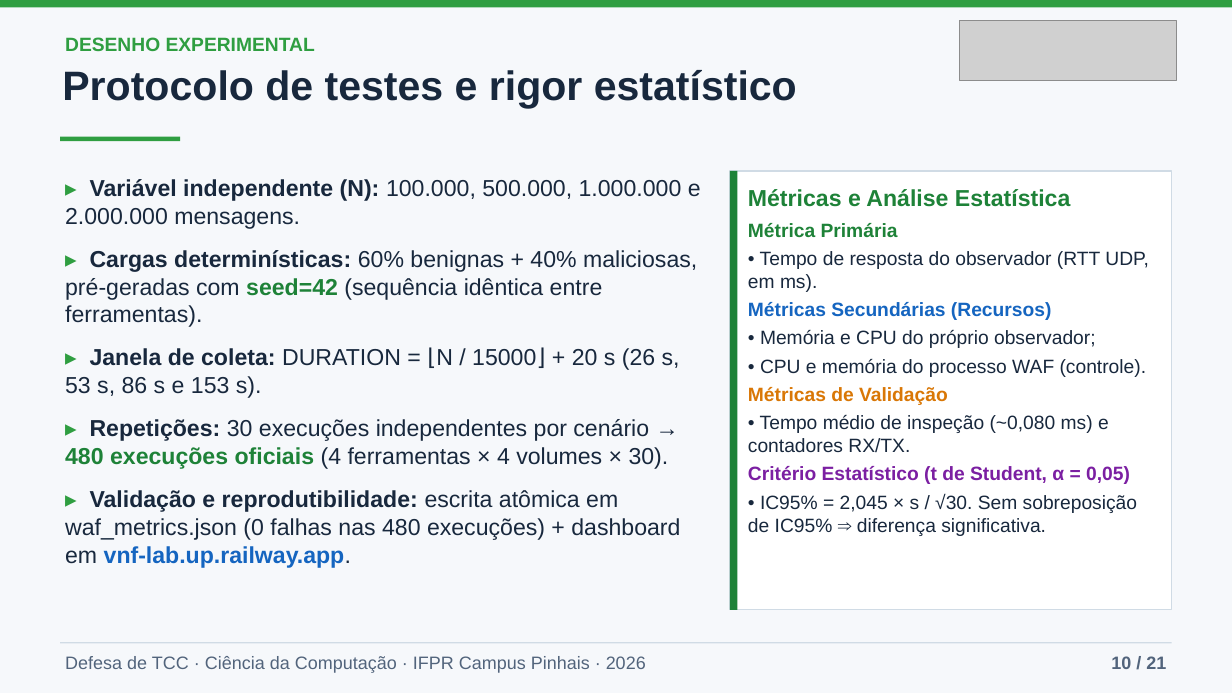
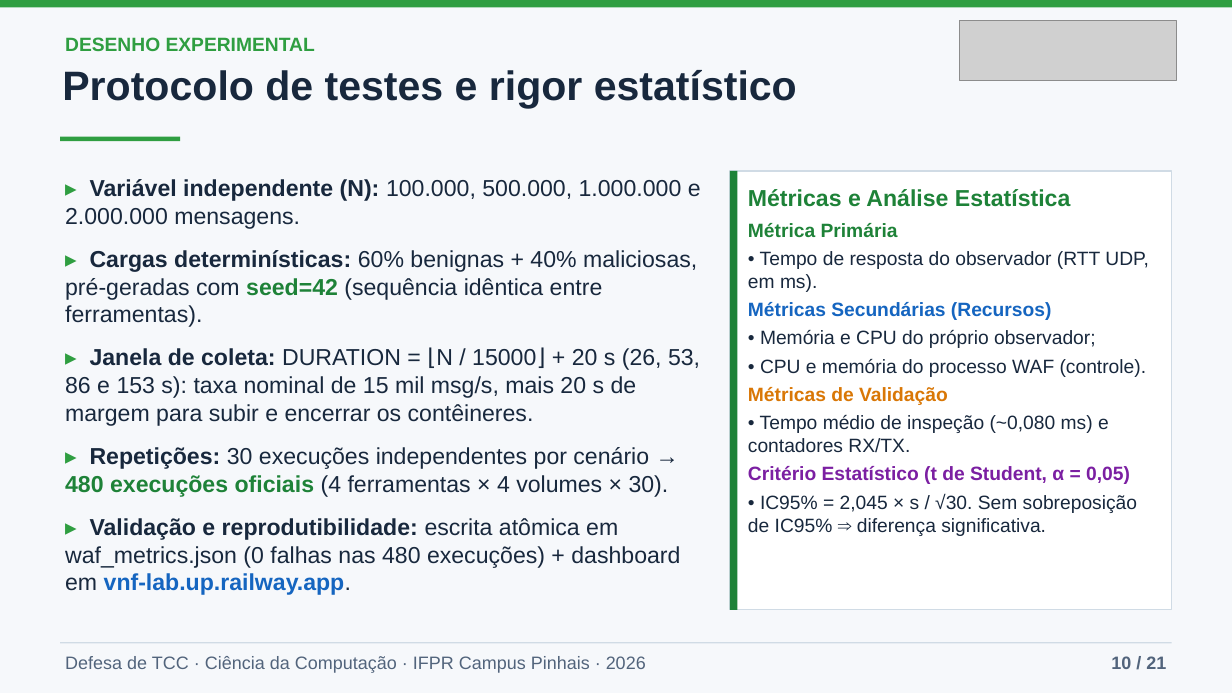
Before and after one commit to joaopedroplinta/vnf-monitoring-benchmark, a slide deck: slide 10 of docs/apresentacao/apresentacao_tcc.pptx. Drawn at 1232x693 pixels with LibreOffice and Linux fonts; fonts in the diff are those of the drawing; grey boxes stand for pictures. Boxes give left, top, right and bottom in pixels: in the first picture for what was removed or moved away, otherwise in the second. Text is boxed around its words. In the diff, an @@ line names an element or a change of style, - is before the commit and + after.

```diff
--- a/docs/apresentacao/apresentacao_tcc.pptx
+++ b/docs/apresentacao/apresentacao_tcc.pptx
@@ text at bbox=[65, 348, 700, 426]: text changed @@
-▸ Janela de coleta: DURATION = ⌊N / 15000⌋ + 20 s (26 s, 53 s, 86 s e 153 s).
+▸ Janela de coleta: DURATION = ⌊N / 15000⌋ + 20 s (26, 53, 86 e 153 s): taxa nominal de 15 mil msg/s, mais 20 s de margem para subir e encerrar os contêineres.
```
Also in this commit, not shown: 6 other slides changed, 3 other files.
